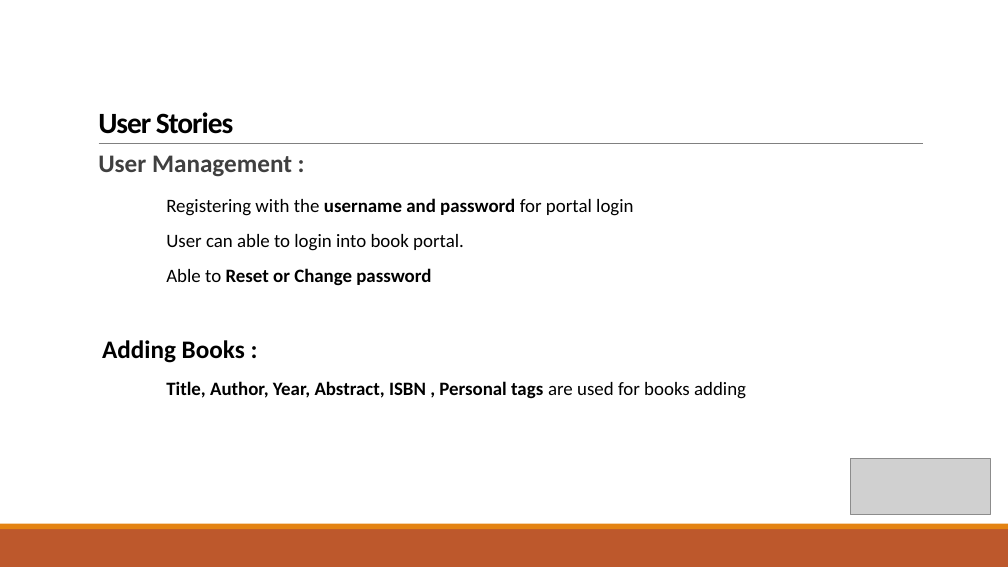
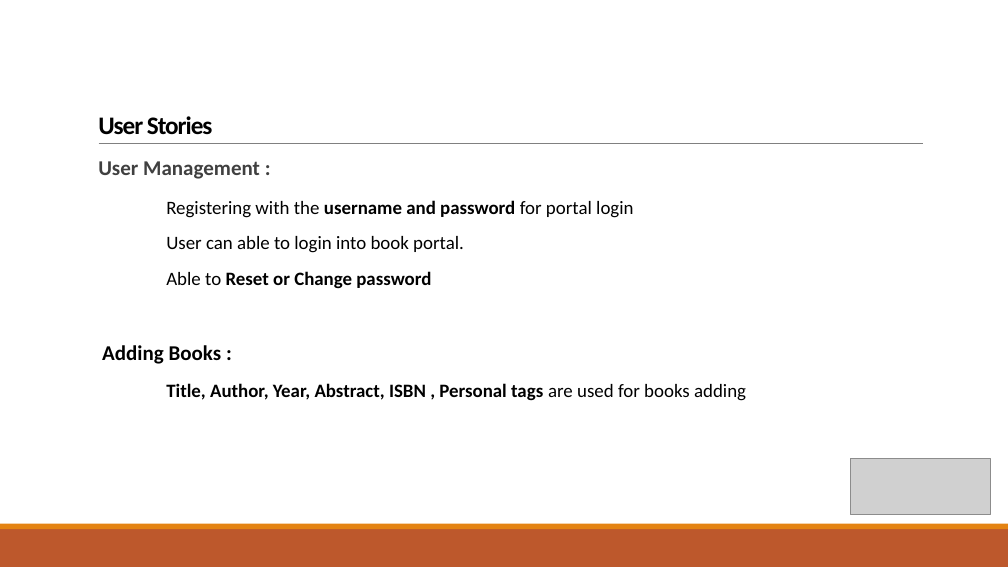
Before and after one commit to wangyang325/CS615Project, a slide deck: slide 5 of Presentation/CS615 Group Presentation.pptx (slide 6 before the commit). Drawn at 1008x567 pixels with LibreOffice and Linux fonts; fonts in the diff are those of the drawing; grey boxes stand for pictures. Boxes give left, top, right and bottom in pixels: in the first picture for what was removed or moved away, otherwise in the second. Text is boxed around its words. In the diff, an @@ line names an element or a change of style, - is before the commit and + after.

```diff
--- a/Presentation/CS615 Group Presentation.pptx
+++ b/Presentation/CS615 Group Presentation.pptx
@@ title "User Stories" at (98, 116, 213, 135): size 28 to 24 pt @@
@@ text at (98, 161, 260, 364): size 24 to 20 pt in "User Management :", "Adding Books :" @@
```
Also in this commit, not shown: 4 other slides changed, 3 slides removed, 1 other file.
